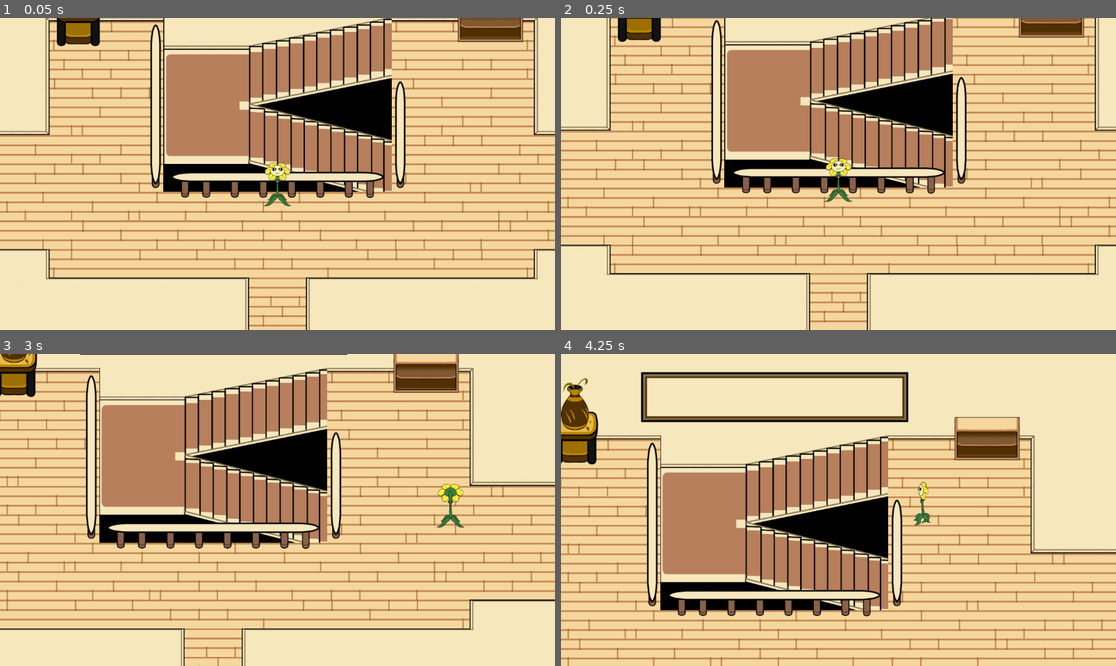
Above: before the commit, frames 1-4 (two rows, left to right).
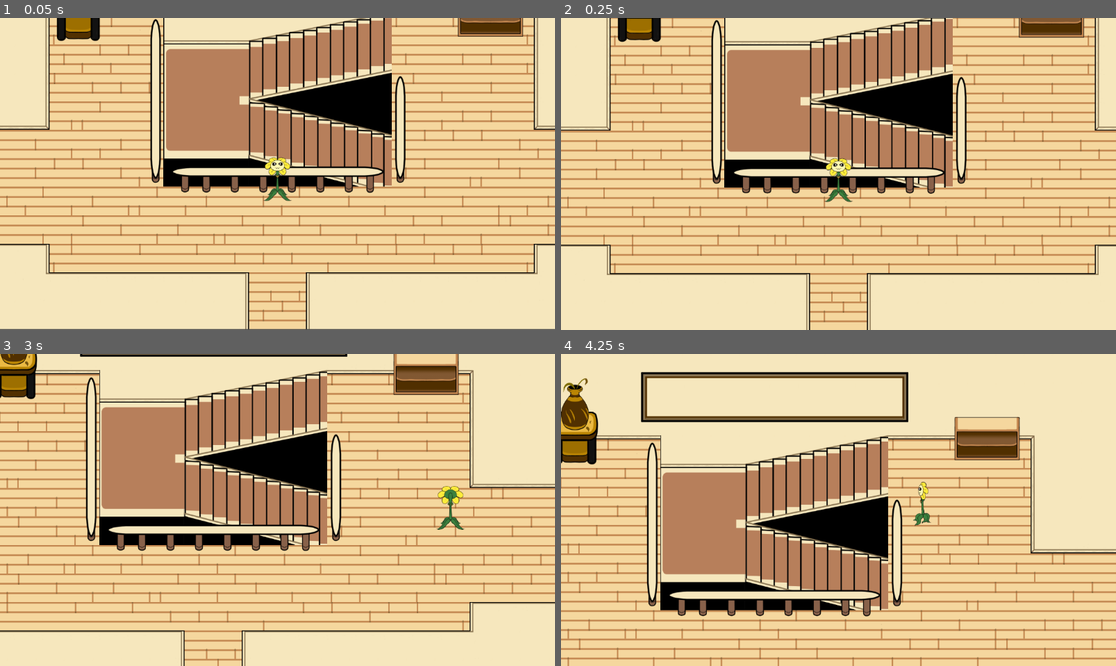
Above: after the commit, the same moments.

Repository: swapmasterx/undertale-tiaf
Game: Godot game, scene res://stages/world_engine.tscn
Two runs of this game, one before a commit and one after it. Both use one fixed random seed, a clock stepped at 60 frames per second and the inputs below.
Inputs:
- Up to frame 1 (0.05 s): no input
- Up to frame 2 (0.25 s): no input
- Up to frame 3 (3 s): tap Enter at 0.5 s; hold D (right) 0.53-1.28 s; hold Z (interact_confirm) 0.53-1.28 s; hold X (back_cancel) 1.28-2.03 s; tap Space (sprint) at 1.35, 2.85 s; tap Z (interact_confirm) at 2 s; hold D (right) 2.03-2.78 s; hold Z (interact_confirm) 2.03-2.78 s; hold W (up) from 2.78 s (still down)
- Up to frame 4 (4.25 s): release W (up) at 3.53 s; hold A (left) from 3.53 s (still down); hold Z (interact_confirm) from 3.53 s (still down)

The runs differ from the first frame. In frame 1, 32% of the frame differs, in the area x 0-100%, y 0-100%; in frame 2, nothing differs; in frame 3, 28%; in frame 4, nothing differs.
Error after the commit: Invalid access to property or key 'position' on a base object of type 'null instance'. (res://character/cameracode.gd:15)

Commit message:
studying source a bit, editted .gitignore.

Diff:
--- a/character/character_body_2d.gd
+++ b/character/character_body_2d.gd
@@ -1,4 +1,42 @@
-extends CharacterBody2D
+class_name Player;extends CharacterBody2D
+
+# Globally accessable variables
+# (i aplogise for my difference in writing code); ~ Chris
+
+# Note note: i may need to wait until i have more time, digging into this deeper there are a few
+# things i may need to explain and modify, and i am currently feeling fatigue lol
+# I'll need to study this source a lil more. ~ Chris at 3:40 in the morning
+
+## The node used in the overworld.
+static var this_node:Player;
+
+# im a little too tired to make a full port atm but im going to make sure the game still runs
+## The player's current health.
+static var health:int = 20;
+## The maximum player's health, determines how high you can heal using items.
+static var max_health:int = 20;
+## :3
+static var love:int = 1;
+static var exp:int = 0;
+
+static var attack:float = 10.0;
+static var defense:float = 10.0;
+
+static var gold:int = 0;
+
+# Note for the future: maybe make this an enum? not entirely sure what's planned.
+static var equip_weapon:String = "none"
+static var equip_armor:String = "none"
+## Name of the fallen child.
+static var fallen_name:String = "Chara"
+
+## Name of the node to spawn at? may change in the future.
+static var spawn_location:String;
+
+static var inventory:Array = [TEST_ITEM_HEAL_A,TEST_ITEM_HEAL_B,TEST_ITEM_HEAL_A];
+
+const TEST_ITEM_HEAL_A = preload("res://items/repo/test_heal.tres");
+const TEST_ITEM_HEAL_B = preload("res://items/repo/test_heal2.tres")
 
 # Set by the player if they want to sprint with the key is heald or if they want to toggle it on and off.
 @export var sprintToggleMode = true
@@ -11,6 +49,15 @@
 # Sprint status
 var sprintActive = false
 var slowWalk = false
+
+func _notification(what:int)->void:
+	match(what):
+		# These 4 lines basically ensure that this player object is always accessable globally.
+		# The last 2 ensure that we don't keep a dead reference to the node after it's deleted.
+		NOTIFICATION_READY:
+			Player.this_node = self;
+		NOTIFICATION_PREDELETE:
+			if(Player.this_node == self): Player.this_node = null;
 
 func _ready():
 	playback = anim_tree["parameters/playback"]
--- a/character/player.tscn
+++ b/character/player.tscn
@@ -230,32 +230,29 @@
 states/walk/position = Vector2(379, 140)
 graph_offset = Vector2(-134, -4)
 
-[node name="player" type="Node2D" groups=["player"]]
-texture_filter = 6
-
-[node name="CharacterBody2D" type="CharacterBody2D" parent="." node_paths=PackedStringArray("anim_tree")]
+[node name="CharacterBody2D" type="CharacterBody2D" node_paths=PackedStringArray("anim_tree") groups=["player"]]
 z_index = 1
 collision_layer = 2
 script = ExtResource("1_u6ucn")
 anim_tree = NodePath("AnimationTree")
 
-[node name="CollisionShape2D" type="CollisionShape2D" parent="CharacterBody2D"]
+[node name="CollisionShape2D" type="CollisionShape2D" parent="."]
 position = Vector2(0, 55)
 rotation = 1.5708
 scale = Vector2(3, 3)
 shape = SubResource("CapsuleShape2D_ffmj1")
 
-[node name="sprite2d" type="Sprite2D" parent="CharacterBody2D"]
+[node name="sprite2d" type="Sprite2D" parent="."]
 texture = ExtResource("2_hp4im")
 hframes = 5
 vframes = 4
 
-[node name="character_anim" type="AnimationPlayer" parent="CharacterBody2D"]
+[node name="character_anim" type="AnimationPlayer" parent="."]
 libraries = {
 &"": SubResource("AnimationLibrary_uiqsn")
 }
 
-[node name="AnimationTree" type="AnimationTree" parent="CharacterBody2D"]
+[node name="AnimationTree" type="AnimationTree" parent="."]
 tree_root = SubResource("AnimationNodeStateMachine_midrr")
 anim_player = NodePath("../character_anim")
 parameters/idel/blend_position = Vector2(0, 0)
Not shown, changed: .gitignore
